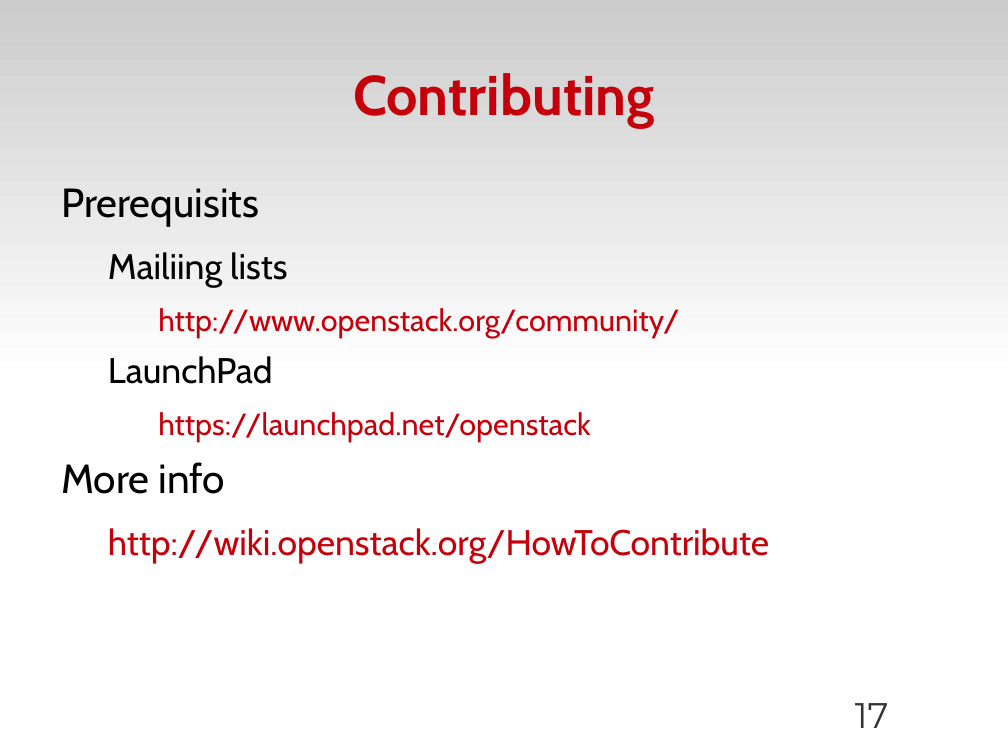
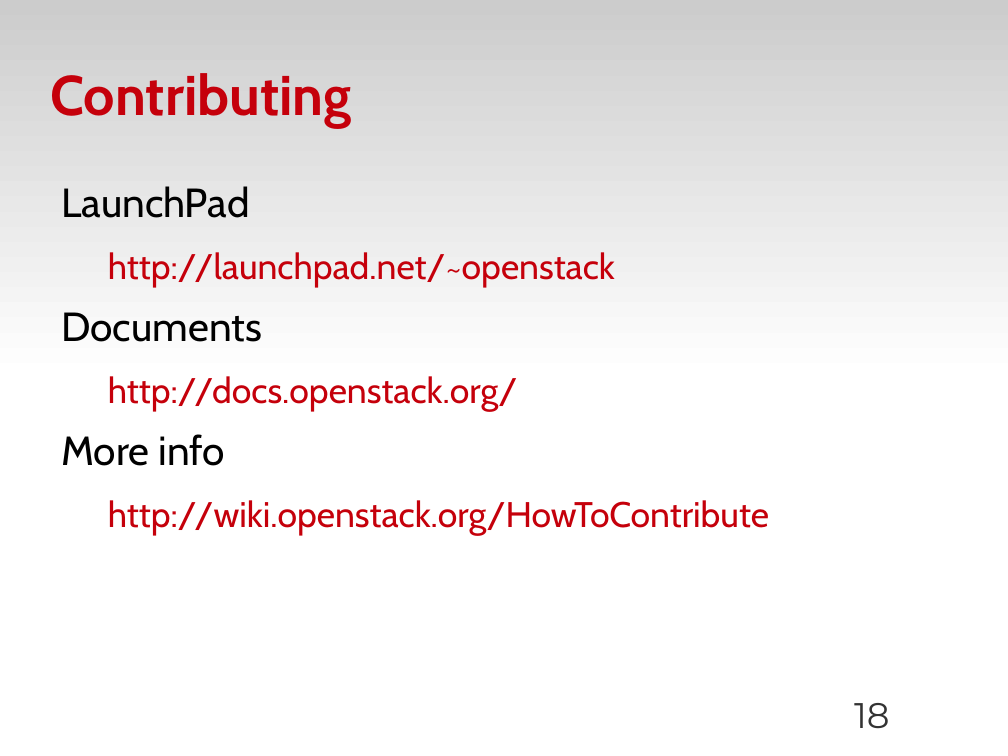
Before and after one commit to zyluo/talk-COSUG-2012, a slide deck: slide 18 of COSUG-2012.odp (slide 17 before the commit). Drawn at 1008x756 pixels with LibreOffice and Linux fonts; fonts in the diff are those of the drawing; background and template pictures are left out. Boxes give left, top, right and bottom in pixels: in the first picture for what was removed or moved away, otherwise in the second. Text is boxed around its words. In the diff, an @@ line names an element or a change of style, - is before the commit and + after.

Commit message:
fix typos

```diff
--- a/COSUG-2012.odp
+++ b/COSUG-2012.odp
@@ title "Contributing" at [50,73,351,128]: alignment centre to left @@
@@ text at [61,188,679,338]: paragraphs removed @@
-Prerequisits
-  Mailiing lists
-    http://www.openstack.org/community/
@@ text at [61,186,249,218]: size 28 to 32 pt in "LaunchPad"; list level 2 to 1 in "LaunchPad" @@
@@ text at [61,252,615,411]: text changed; size 24 to 28 pt @@
-    https://launchpad.net/openstack
+  http://launchpad.net/~openstack
+Documents
+  http://docs.openstack.org/
@@ page number at [854,703,889,728]: text changed @@
-17
+18
```
Also in this commit, not shown: 17 other slides changed, 1 slide added.
